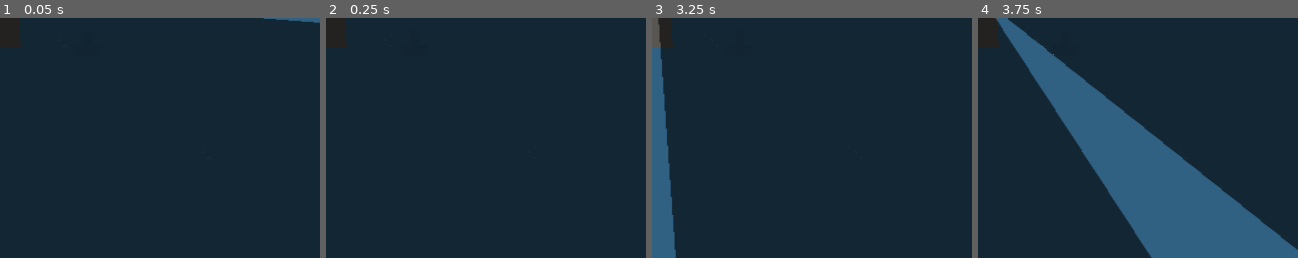
Above: before the commit, frames 1-4 (left to right).
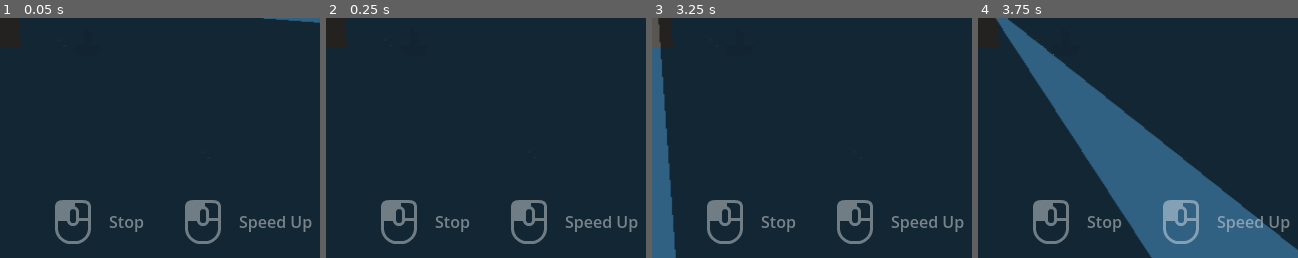
Above: after the commit, the same moments.

Repository: Luffiez/LudumDare59
Game: Godot game, scene res://Scenes/Levels/Game.tscn
The game is run twice, just before and just after one commit, with the same random seed, the same clock (stepped at 60 frames per second) and the same inputs.
Inputs (mouse positions are % of the whole screen's width and height, from its top left):
- Up to frame 1 (0.05 s): no input
- Up to frame 2 (0.25 s): no input
- Up to frame 3 (3.25 s): move the mouse to (72, 45) at 0.52 s; hold Right mouse button (speed) 0.53-1.28 s; move the mouse to (30, 55) at 1.27 s; click (30, 55) at 1.35 s; move the mouse to (60, 28) at 2.02 s; hold Right mouse button (speed) 2.03-2.78 s; move the mouse to (45, 70) at 2.77 s; click (45, 70) at 2.85 s
- Up to frame 4 (3.75 s): move the mouse to (80, 65) at 3.52 s; hold Right mouse button (speed) from 3.53 s (still down)
The pictures show only the part of the screen within x 49-99%, y 50-100%; the shares and areas given below are measured in that part.

The runs differ from the first frame. In frame 1, 2.8% of the frame differs, in the area x 17-98%, y 75-95%; in frame 2, 2.8%; in frame 3, 2.8%; in frame 4, 2.7%.

Commit message:
add controls ui

Diff:
--- a/ludum-dare-59/Scenes/Levels/Game.tscn
+++ b/ludum-dare-59/Scenes/Levels/Game.tscn
@@ -3,6 +3,7 @@
 [ext_resource type="PackedScene" uid="uid://do21nmayftemg" path="res://Scenes/water.tscn" id="1_4677a"]
 [ext_resource type="PackedScene" uid="uid://doq1yyd35wqeq" path="res://Enemies/GhostBoat.tscn" id="2_ujner"]
 [ext_resource type="PackedScene" uid="uid://cqb7xx4e831jb" path="res://Scenes/Lighthouse.tscn" id="3_r3we0"]
+[ext_resource type="PackedScene" uid="uid://mmtfb4sqe4n1" path="res://Scenes/controls_ui.tscn" id="4_ujner"]
 
 [node name="Game" type="Node2D" unique_id=1961527218]
 
@@ -13,3 +14,5 @@
 
 [node name="Lighthouse" parent="." unique_id=581975050 instance=ExtResource("3_r3we0")]
 position = Vector2(320, 240)
+
+[node name="ControlsUI" parent="." unique_id=1060063773 instance=ExtResource("4_ujner")]
--- /dev/null
+++ b/ludum-dare-59/Scenes/controls_ui.tscn
@@ -0,0 +1,42 @@
+[gd_scene format=3 uid="uid://mmtfb4sqe4n1"]
+
+[ext_resource type="Texture2D" uid="uid://lbtsay5r0ff" path="res://sprites/mouse_left_outline.png" id="1_drr47"]
+
+[node name="ControlsUI" type="Control" unique_id=1060063773]
+layout_mode = 3
+anchors_preset = 15
+anchor_right = 1.0
+anchor_bottom = 1.0
+grow_horizontal = 2
+grow_vertical = 2
+
+[node name="CanvasLayer" type="CanvasLayer" parent="." unique_id=484467060]
+
+[node name="MarginContainer" type="MarginContainer" parent="CanvasLayer" unique_id=1376955955]
+anchors_preset = 12
+anchor_top = 1.0
+anchor_right = 1.0
+anchor_bottom = 1.0
+offset_top = -72.0
+grow_horizontal = 2
+grow_vertical = 0
+
+[node name="HBoxContainer" type="HBoxContainer" parent="CanvasLayer/MarginContainer" unique_id=2076354510]
+layout_mode = 2
+theme_override_constants/separation = 10
+alignment = 2
+
+[node name="Stop" type="Button" parent="CanvasLayer/MarginContainer/HBoxContainer" unique_id=699130242]
+layout_direction = 2
+layout_mode = 2
+disabled = true
+text = "Stop  "
+icon = ExtResource("1_drr47")
+flat = true
+
+[node name="SpeedUp" type="Button" parent="CanvasLayer/MarginContainer/HBoxContainer" unique_id=771758093]
+layout_mode = 2
+disabled = true
+text = "Speed Up  "
+icon = ExtResource("1_drr47")
+flat = true
